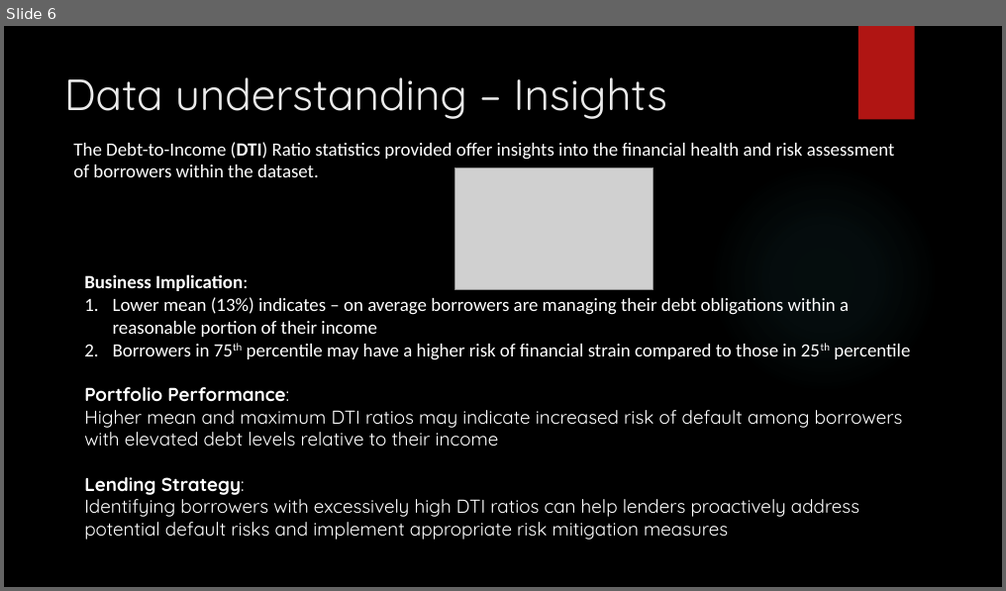
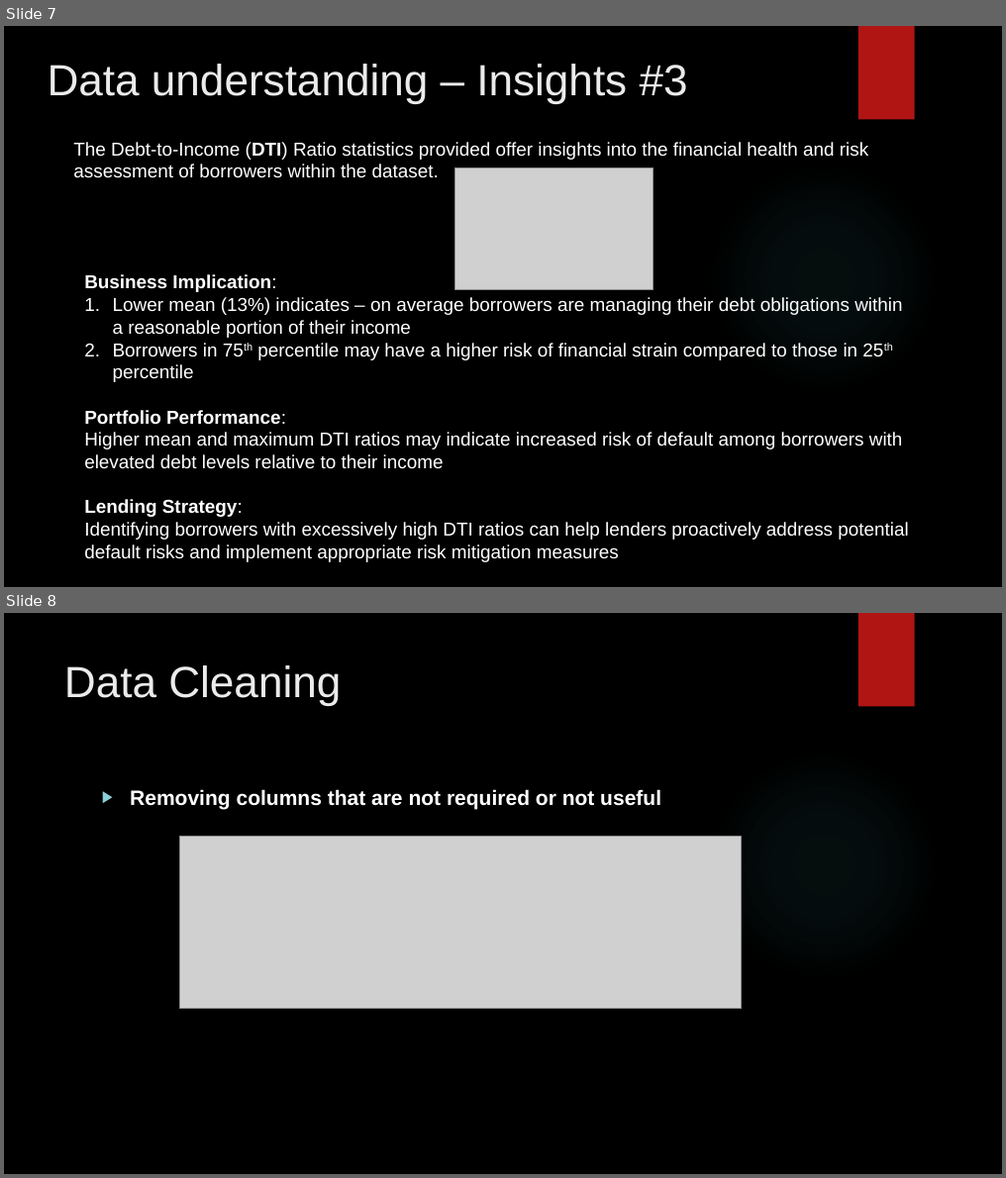
Before and after one commit to phanirajcm/LendingClubCaseStudy, a slide deck: Lending Club Case Study.pptx. Shown one above the other, each under a label of ours: slide 6 before the commit, slides 7 and 8 after it. The pictures are 1006x591 and 1006x1178 pixels, drawn with LibreOffice and Linux fonts; fonts in the diff are those of the drawing; grey boxes stand for pictures; background and template pictures are left out. Boxes give left, top, right and bottom in pixels: in the first picture for what was removed or moved away, otherwise in the second. Text is boxed around its words. In the diff, an @@ line names an element or a change of style, - is before the commit and + after.

```diff
--- a/Lending Club Case Study.pptx
+++ b/Lending Club Case Study.pptx
@@ slide 8 added at box(4, 613, 1002, 1174), background picture (left out); not listed: 2 template elements that a slide beside it also shows @@
@@ title added at box(64, 665, 341, 705), 42 pt, text #EBEBEB @@
+Data Cleaning
@@ text added at box(130, 789, 661, 810), 20 pt, text #FFFFFF, bold @@
+▶ Removing columns that are not required or not useful
@@ picture added at box(180, 837, 742, 1009) @@
@@ what was slide 6 is now slide 7 @@
@@ slide 7 changed as well @@
@@ title at box(48, 64, 688, 104): text changed; font Quicksand to Arial @@
-Data understanding – Insights
+Data understanding – Insights #3
@@ text "The Debt-to-Income (DTI) Ratio statistics ..." at box(73, 142, 868, 178): font Calibri to Arial @@
@@ text "Business Implication:" at box(84, 274, 908, 563): font Calibri to Arial in "Business Implication:", "Lower mean (13%) indicates – on average ...", "Borrowers in 75th percentile may have a ..."; font Quicksand to Arial in "Portfolio Performance:", "Higher mean and maximum DTI ratios may ...", "Lending Strategy:", "Identifying borrowers with excessively high DTI ratios ..." @@
```
Also in this commit, not shown: 12 other slides changed, 6 other slides added, 1 slide removed.
